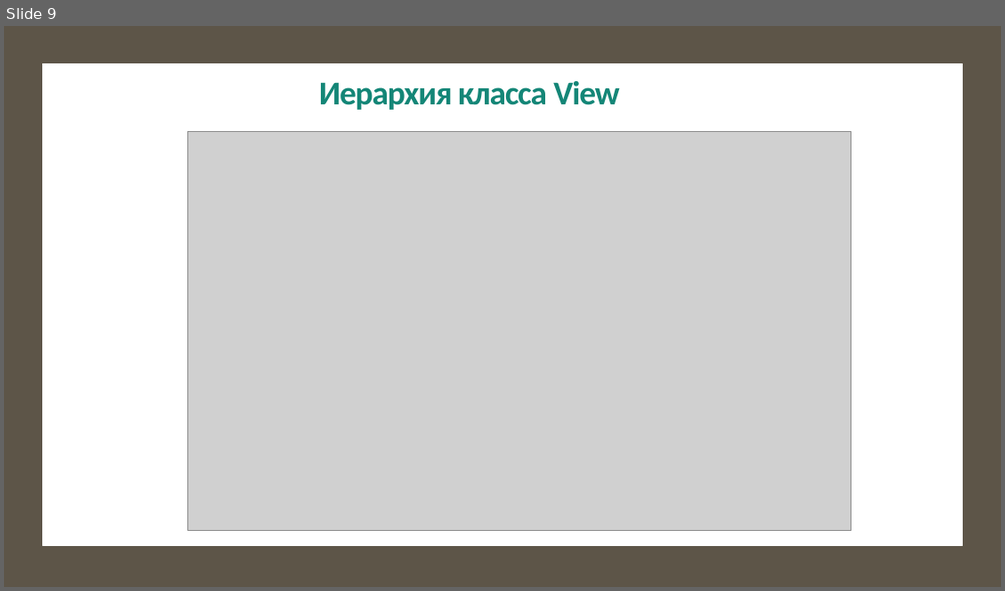
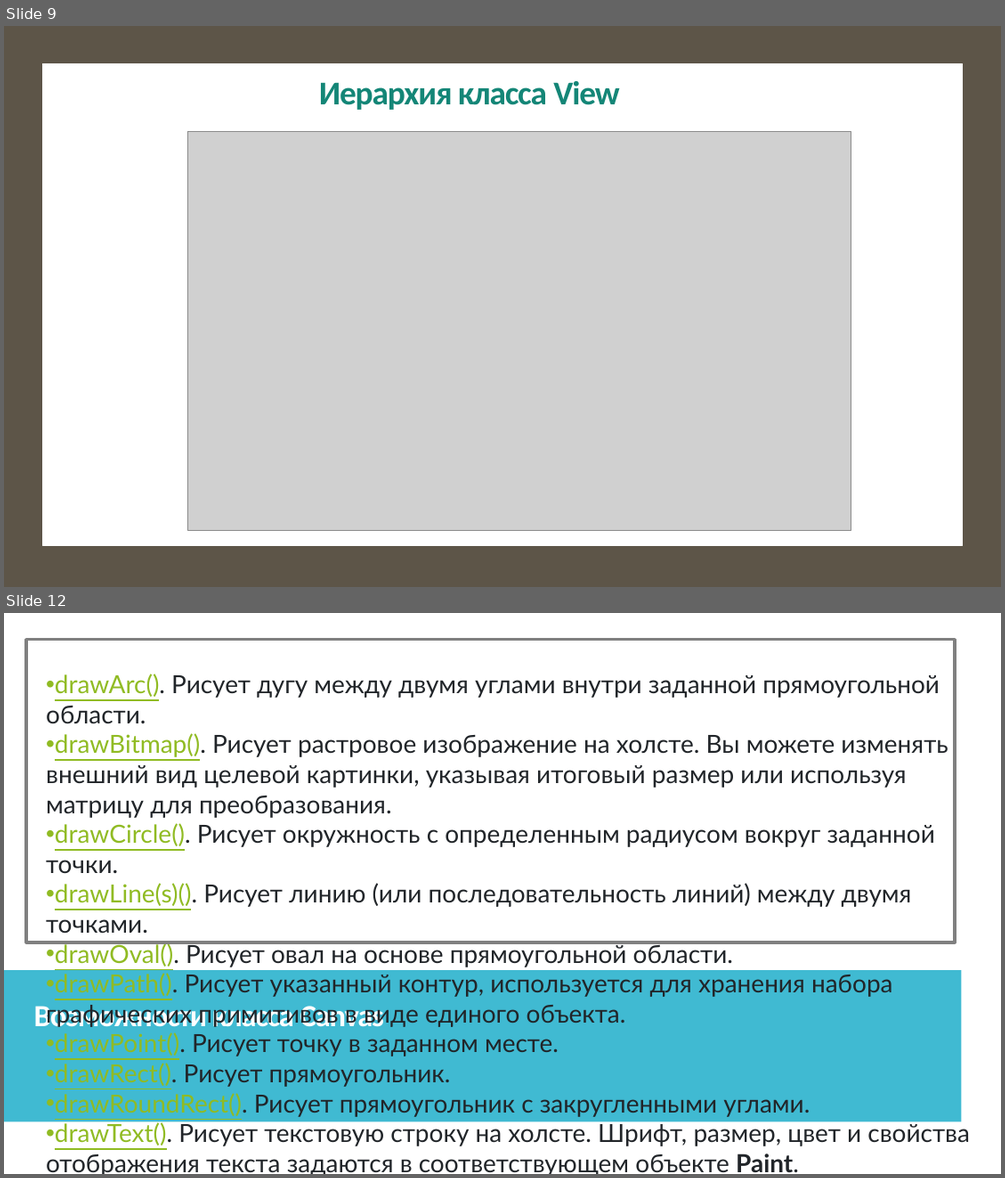
Before and after one commit to IriEfremova/LessonsCube, a slide deck: Samsung/Lesson6/Циклы в Java.pptx. Shown one above the other, each under a label of ours: slide 9 before the commit, slides 9 and 12 after it; the slides between them are not shown. The pictures are 1005x591 and 1005x1178 pixels, drawn with LibreOffice and Linux fonts; fonts in the diff are those of the drawing; grey boxes stand for pictures. Boxes give left, top, right and bottom in pixels: in the first picture for what was removed or moved away, otherwise in the second. Text is boxed around its words. In the diff, an @@ line names an element or a change of style, - is before the commit and + after.

```diff
--- a/Samsung/Lesson6/Циклы в Java.pptx
+++ b/Samsung/Lesson6/Циклы в Java.pptx
@@ slide 12 added at bbox=[4, 613, 1001, 1174], background #FFFFFF; not listed: 2 template elements that a slide beside it also shows @@
@@ rectangle added at bbox=[4, 613, 1001, 1174], fill #FFFFFF @@
@@ rectangle added at bbox=[26, 639, 955, 942], outline #808080 3 pt @@
@@ text added at bbox=[46, 674, 970, 1174], 24 pt, text #212529 @@
+• drawArc(). Рисует дугу между двумя углами внутри заданной прямоугольной области.
+• drawBitmap(). Рисует растровое изображение на холсте. Вы можете изменять внешний вид целевой картинки, указывая итоговый размер или используя матрицу для преобразования.
+• drawCircle(). Рисует окружность с определенным радиусом вокруг заданной точки.
+• drawLine(s)(). Рисует линию (или последовательность линий) между двумя точками.
+• drawOval(). Рисует овал на основе прямоугольной области.
+• drawPath(). Рисует указанный контур, используется для хранения набора графических примитивов в виде единого объекта.
+• drawPoint(). Рисует точку в заданном месте.
+• drawRect(). Рисует прямоугольник.
+• drawRoundRect(). Рисует прямоугольник с закругленными углами.
+• drawText(). Рисует текстовую строку на холсте. Шрифт, размер, цвет и свойства отображения текста задаются в соответствующем объекте Paint.
+• rotate() и restore(). Вращение холста
+• Методы scale() и translate(). Изменение и перемещение координатной системы
@@ rectangle added at bbox=[4, 971, 961, 1122], fill #40BAD2 @@
@@ text added at bbox=[34, 1005, 384, 1033], 29.6 pt, text #FFFFFF, bold @@
+Возможности класса Canvas
```
Also in this commit, not shown: 4 slides changed, 2 other slides added, 1 slide removed, 3 other files.
